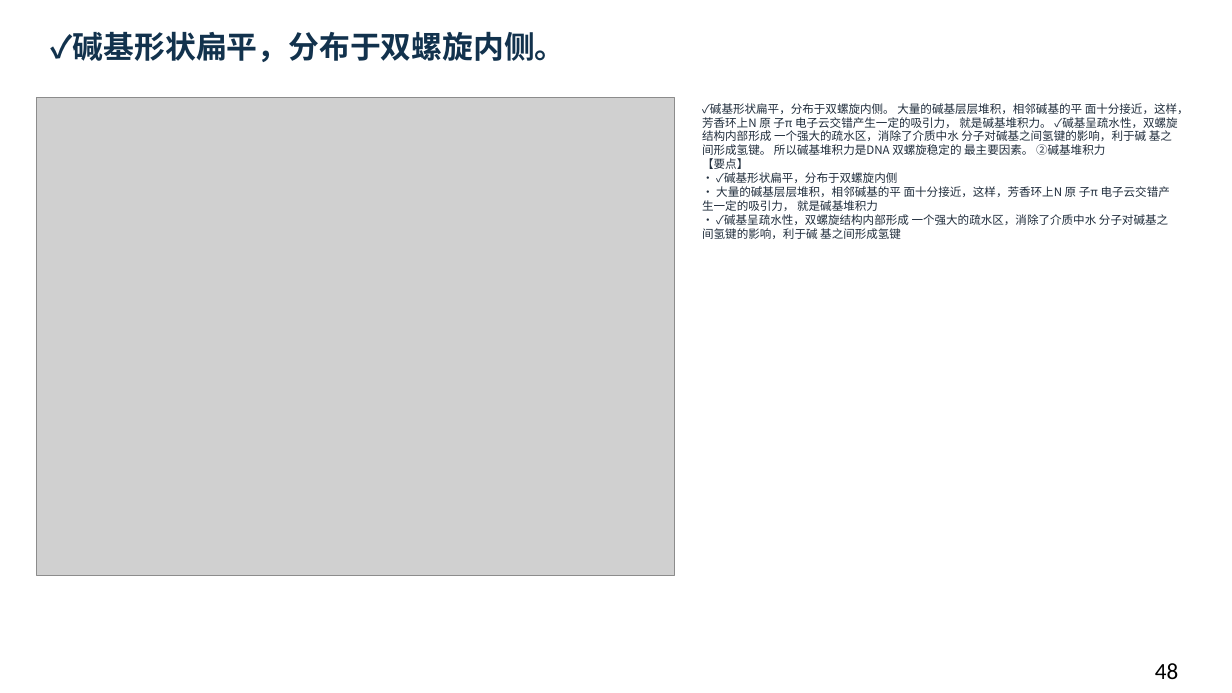
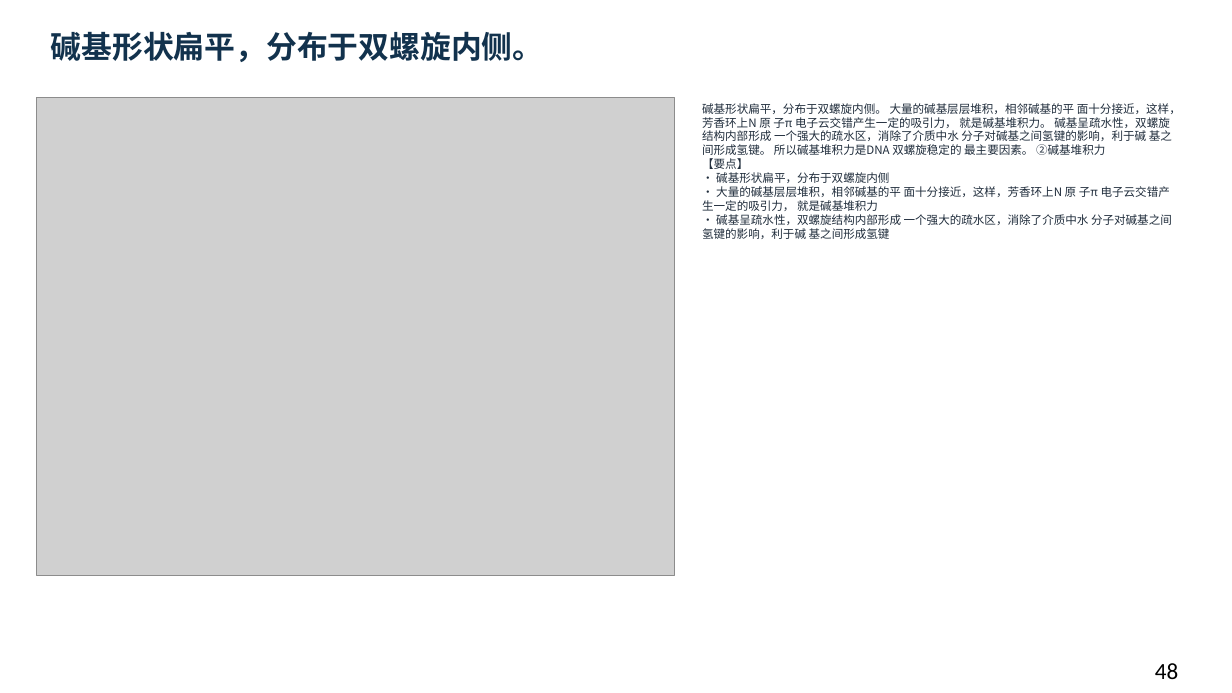
Before and after one commit to newkan-li/Biochemistry, a slide deck: slide 48 of downloads/bc11-ai-style.pptx. Drawn at 1232x693 pixels with LibreOffice and Linux fonts; fonts in the diff are those of the drawing; grey boxes stand for pictures. Boxes give left, top, right and bottom in pixels: in the first picture for what was removed or moved away, otherwise in the second. Text is boxed around its words. In the diff, an @@ line names an element or a change of style, - is before the commit and + after.

Commit message:
bc11真正清除PUA控制符(上版未写入数据),修正碱基结构特征页;版本20261112cdb

```diff
--- a/downloads/bc11-ai-style.pptx
+++ b/downloads/bc11-ai-style.pptx
@@ text at (51, 31, 544, 62): text changed @@
-✓碱基形状扁平，分布于双螺旋内侧。
+碱基形状扁平，分布于双螺旋内侧。
@@ text at (702, 103, 1181, 239): text changed @@
-✓碱基形状扁平，分布于双螺旋内侧。 大量的碱基层层堆积，相邻碱基的平 面十分接近，这样，芳香环上N 原 子π 电子云交错产生一定的吸引力， 就是碱基堆积力。 ✓碱基呈疏水性，双螺旋结构内部形成 一个强大的疏水区，消除了介质中水 分子对碱基之间氢键的影响，利于碱 基之间形成氢键。 所以碱基堆积力是DNA 双螺旋稳定的 最主要因素。 ②碱基堆积力
-【要点】
-• ✓碱基形状扁平，分布于双螺旋内侧
-• 大量的碱基层层堆积，相邻碱基的平 面十分接近，这样，芳香环上N 原 子π 电子云交错产生一定的吸引力， 就是碱基堆积力
-• ✓碱基呈疏水性，双螺旋结构内部形成 一个强大的疏水区，消除了介质中水 分子对碱基之间氢键的影响，利于碱 基之间形成氢键
+碱基形状扁平，分布于双螺旋内侧。 大量的碱基层层堆积，相邻碱基的平 面十分接近，这样，芳香环上N 原 子π 电子云交错产生一定的吸引力， 就是碱基堆积力。 碱基呈疏水性，双螺旋结构内部形成 一个强大的疏水区，消除了介质中水 分子对碱基之间氢键的影响，利于碱 基之间形成氢键。 所以碱基堆积力是DNA 双螺旋稳定的 最主要因素。 ②碱基堆积力
+【要点】
+• 碱基形状扁平，分布于双螺旋内侧
+• 大量的碱基层层堆积，相邻碱基的平 面十分接近，这样，芳香环上N 原 子π 电子云交错产生一定的吸引力， 就是碱基堆积力
+• 碱基呈疏水性，双螺旋结构内部形成 一个强大的疏水区，消除了介质中水 分子对碱基之间氢键的影响，利于碱 基之间形成氢键
```
Also in this commit, not shown: 49 other slides changed, 6 other files.
